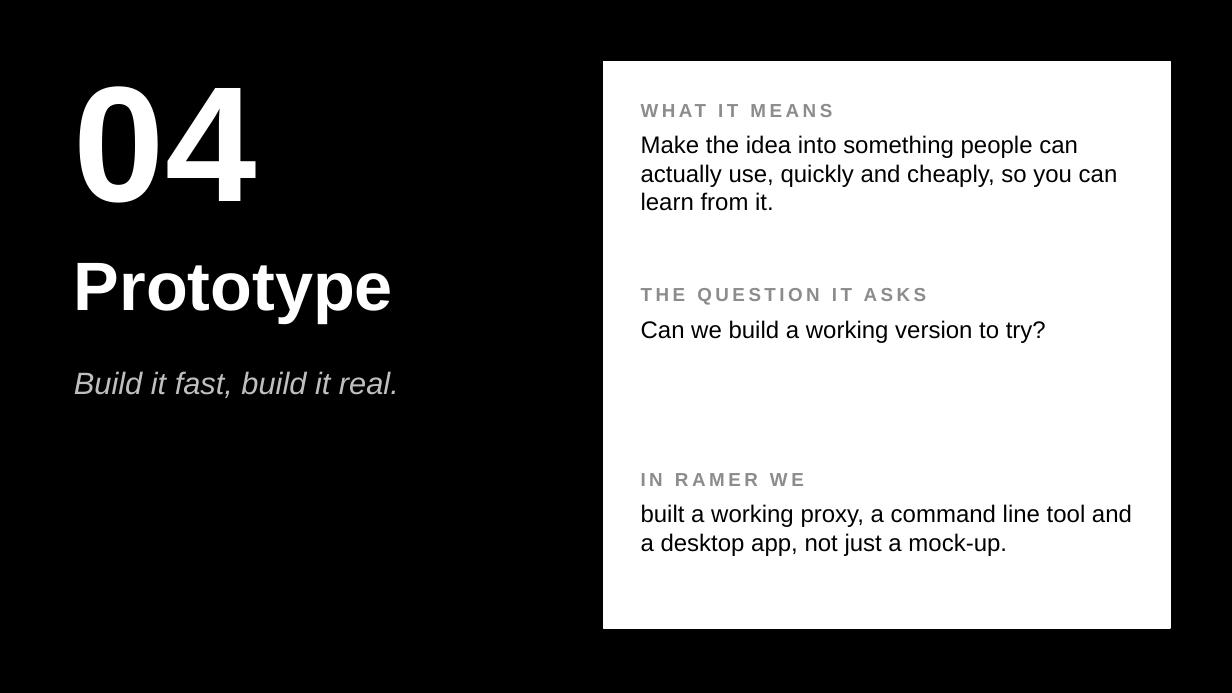
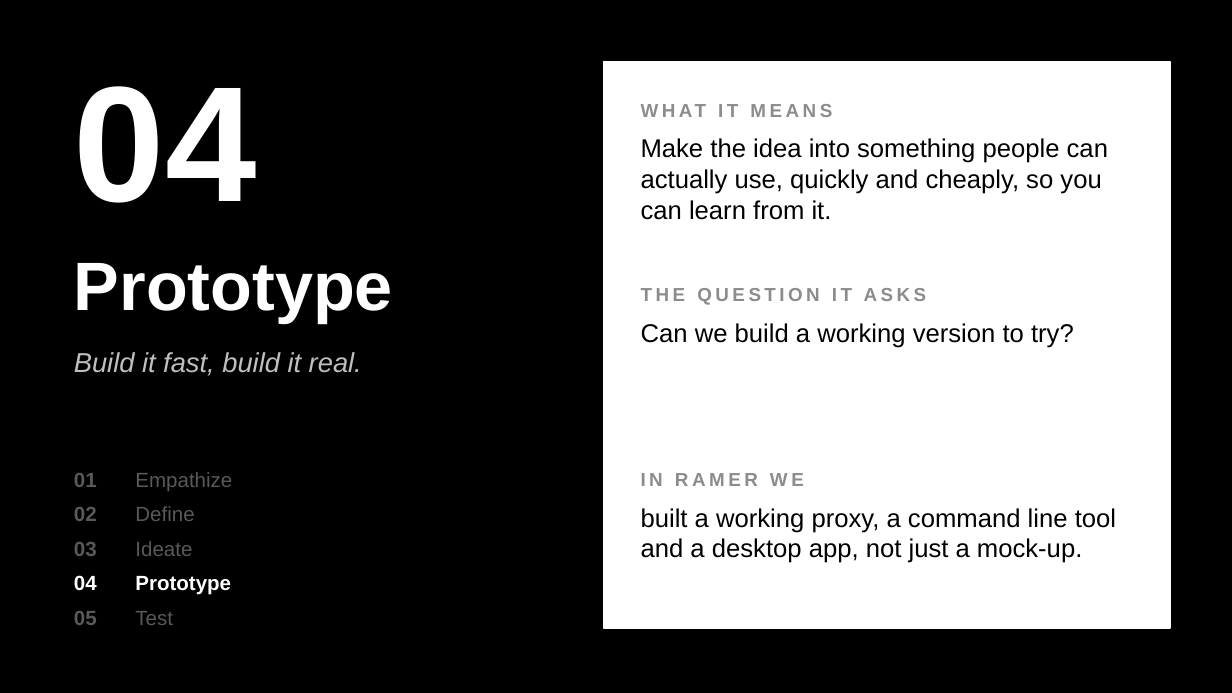
Before and after one commit to DrNeel11/tvarin, a slide deck: slide 13 of docs/Ramer_Design_Thinking.pptx. Drawn at 1232x693 pixels with LibreOffice and Linux fonts; fonts in the diff are those of the drawing. Boxes give left, top, right and bottom in pixels: in the first picture for what was removed or moved away, otherwise in the second. Text is boxed around its words. In the diff, an @@ line names an element or a change of style, - is before the commit and + after.

```diff
--- a/docs/Ramer_Design_Thinking.pptx
+++ b/docs/Ramer_Design_Thinking.pptx
@@ text "Build it fast, build it ...": place and size @@
-text "Build it fast, build it ..." at (74, 371, 399, 398)
+text "Build it fast, build it ..." at (74, 352, 362, 376)
@@ text "Build it fast, build it ..." at (74, 352, 362, 376): size 18 to 16 pt @@
@@ text added at (74, 473, 97, 487), 12 pt, text #595959, bold @@
+01
@@ text added at (135, 472, 232, 491), 12 pt, text #595959 @@
+Empathize
@@ text added at (74, 507, 97, 521), 12 pt, text #595959, bold @@
+02
@@ text added at (135, 506, 194, 521), 12 pt, text #595959 @@
+Define
@@ size 14 to 15 pt in 3 elements at (641, 138, 1108, 220), (641, 323, 1074, 348), (641, 508, 1116, 563) @@
@@ text added at (74, 542, 97, 556), 12 pt, text #595959, bold @@
+03
@@ text added at (135, 541, 192, 556), 12 pt, text #595959 @@
+Ideate
@@ text added at (74, 575, 97, 591), 12 pt, text #FFFFFF, bold @@
+04
@@ text added at (135, 576, 231, 595), 12 pt, text #FFFFFF, bold @@
+Prototype
@@ text added at (74, 611, 97, 625), 12 pt, text #595959, bold @@
+05
@@ text added at (135, 611, 173, 625), 12 pt, text #595959 @@
+Test
```
Also in this commit, not shown: 10 other slides changed.
